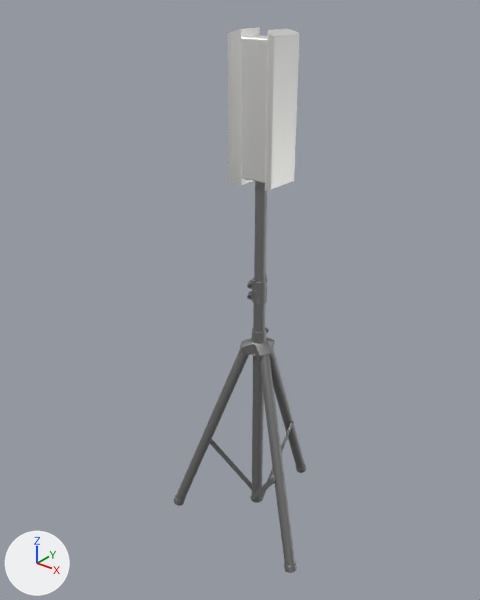
The glTF model public/assets/ThreeD/MeshNetworkCommunication.glb as it was, and as the next commit left it.
The view is the same before and after, from a 50 mm camera at (1.173, -1.538, 1.789) aimed at (-0.046, -0.013, 0.844). Every picture has the same lights, and +X, +Y and +Z are marked at lower left. Where no turn or scale is listed for an object, it has been applied to the vertices.

The older version as bpy lines, for what is in view:
```python
me_body1_005 = bpy.data.meshes.new('Body1.005')
me_body1_005.from_pydata(...)  # 564 vertices, 1144 faces; spans x -1.8..1.8, y -73.5..0.0, z -1.8..1.8
me_body1_005.materials.append(mat_paint___metallic__dark_grey)  # grey #9f9f9f
me_body2_001 = bpy.data.meshes.new('Body2.001')
me_body2_001.from_pydata(...)  # 234 vertices, 464 faces; spans x -0.037..0.116, y -0.081..0.039, z 1.245..1.667
me_body2_001.materials.append(mat_paint___metallic__silver)  # white #fdfdfb
ob_body1_005 = bpy.data.objects.new('Body1.005', me_body1_005)
ob_body1_005.parent = ob_sp007
ob_body1_005.location = (-0.0000234, -0.0000268, 0.0)
ob_body1_005.scale = (10.0, 10.0, 10.0)
ob_body1_012 = bpy.data.objects.new('Body1.012', me_body1_005)
ob_body1_012.parent = ob_sp007_002
ob_body1_012.location = (0.0, 0.0000205, 0.0)
ob_body1_012.scale = (10.0, 10.0, 10.0)
ob_body2_001 = bpy.data.objects.new('Body2.001', me_body2_001)
ob_body2_001.location = (0.0, 0.0, 0.0)
# also in view: 'Body1.011' at (0.186, -0.107, 0.356); 'Body1.002' at (0.041, -0.024, 0.799); 'Body1' at (0.041, -0.024, 0.485); 'Body1.007' at (0.041, -0.017, 0.728)
```
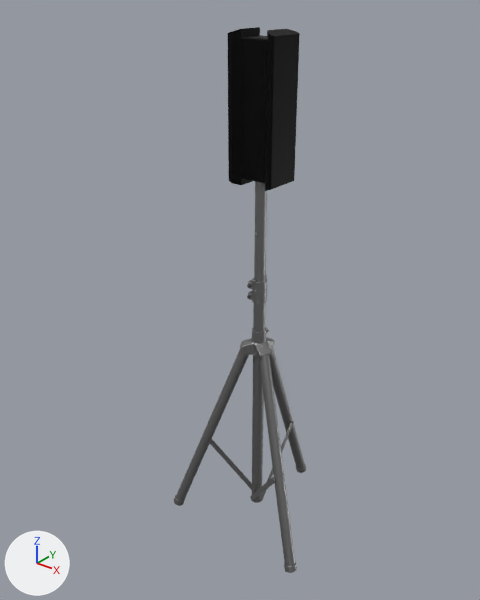
The change, as JSON lines over the scene's bpy script:
```json
{"op": "add", "block": "mat_material_003", "code": ["mat_material_003 = principled_material('Material.003')", "mat_material_003.base_color = (0.00286, 0.0029, 0.00284)  # black #090a09", "mat_material_003.metallic = 0.759", "mat_material_003.roughness = 0.563"]}
{"block": "me_body2_001", "where": "me_body2_001.from_pydata(...)  # 234 vertices, 464 faces; spans x -0.037..0.116, y -0.081..0.039, z 1.245..1.667"}
{"op": "remove", "block": "me_body2_001", "code": "me_body2_001.materials.append(mat_paint___metallic__silver)  # white #fdfdfb"}
{"op": "add", "block": "me_body2_001", "code": "me_body2_001.materials.append(mat_material_003)  # black #090a09"}
```

What differs and where, as boxes [x1, y1, x2, y2] in the pictures (480 x 600 px):
```json
{"object": "Body2.001", "change": "recoloured", "before": [228, 27, 300, 191], "after": [228, 27, 300, 191], "on screen": "white to black"}
```
